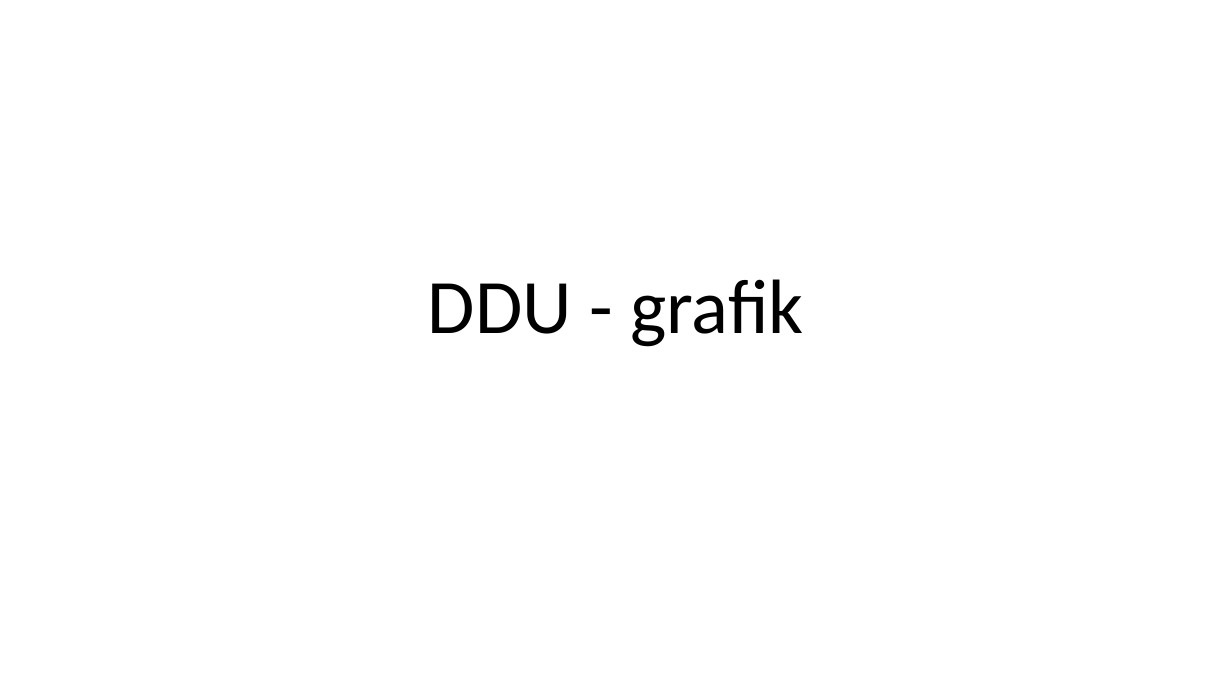
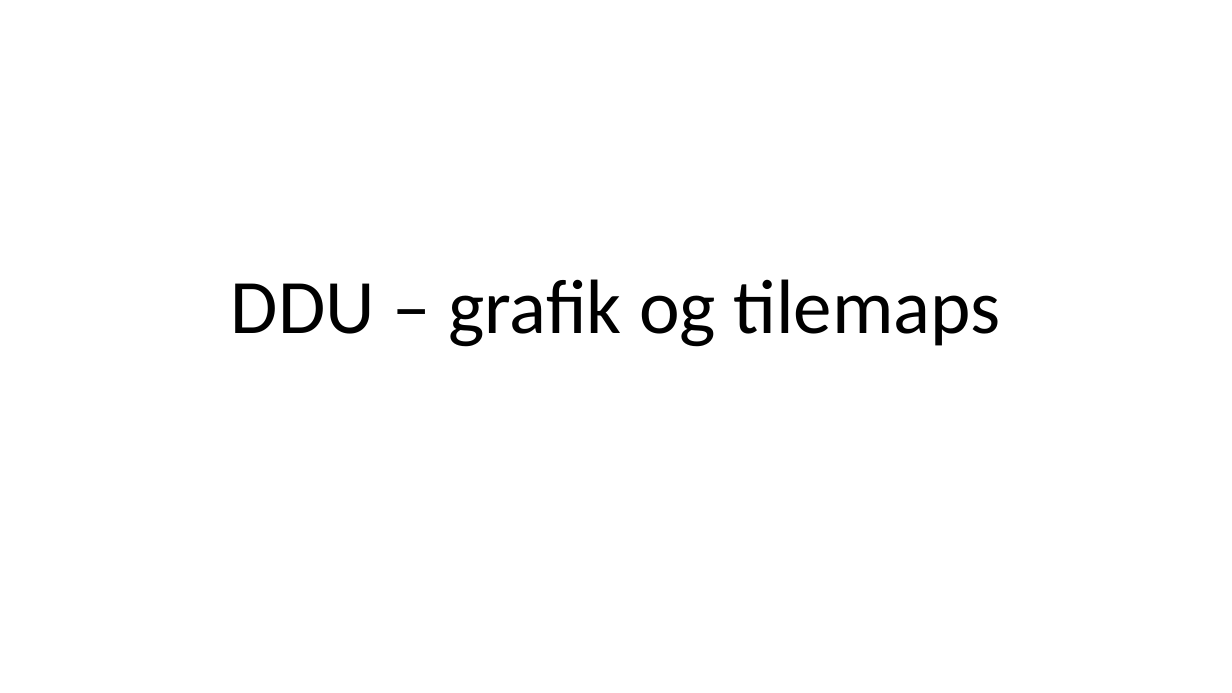
Before and after one commit to digitaltdesignlyngby/digitaltdesignlyngby.github.io, a slide deck: slide 1 of forlob7_grafik/DDU - grafik.pptx. Drawn at 1232x693 pixels with LibreOffice and Linux fonts; fonts in the diff are those of the drawing. Boxes give left, top, right and bottom in pixels: in the first picture for what was removed or moved away, otherwise in the second. Text is boxed around its words. In the diff, an @@ line names an element or a change of style, - is before the commit and + after.

Commit message:
Grafik og tilemaps 1

```diff
--- a/forlob7_grafik/DDU - grafik.pptx
+++ b/forlob7_grafik/DDU - grafik.pptx
@@ title at [231,279,1000,347]: text changed @@
-DDU - grafik
+DDU – grafik og tilemaps
```
Also in this commit, not shown: 1 other slide changed, 1 slide added, 1 slide removed, 5 other files.
